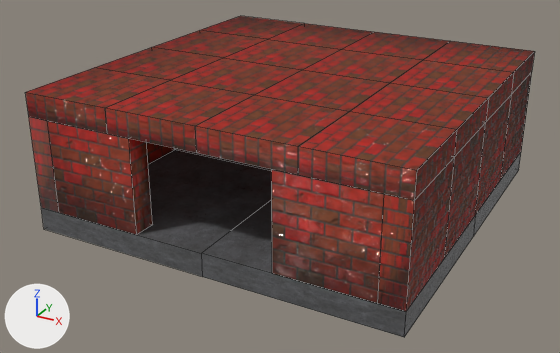
The Blender file Assets/Rooms/room_normal.blend, before and after one commit.
Rendered twice from a 50 mm camera at (7.35, -14.34, 7.32) aimed at (-0.24, -0.54, 0.42). The lights are fixed; the arrows at lower left show +X, +Y and +Z. Mesh edges are drawn as thin lines.

The scene before the commit, as lines of its bpy script (objects in view):
```python
me_cube_005 = bpy.data.meshes.new('Cube.005')
me_cube_005.from_pydata(...)  # 122 vertices, 108 faces; spans x -4.0..4.0, y 0.25..2.75, z -4.0..4.0
me_cube_005.materials.append(mat_room_normal_brick)
me_floor = bpy.data.meshes.new('Floor')
me_floor.from_pydata(...)  # 18 vertices, 16 faces; spans x -2.0..2.0, y -0.25..0.25, z -2.0..2.0
me_floor.materials.append(mat_room_concrete)
ob_floor = bpy.data.objects.new('Floor', me_floor)
ob_floor.parent = ob_corner
ob_floor.location = (0.0, 0.0, 0.0)
ob_floor.rotation_euler = (0.0, -1.571, 0.0)  # degrees (0, -90, 0)
ob_floor.scale = (2.0, 1.0, 2.0)
ob_wall = bpy.data.objects.new('wall', me_cube_005)
ob_wall.parent = ob_corner
ob_wall.location = (0.0, 0.0, 0.0)
```
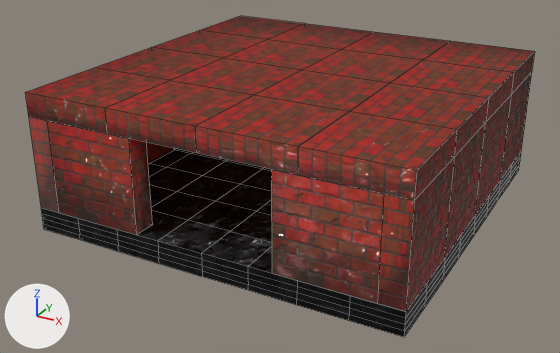
Boxes [x1, y1, x2, y2] around the edits, measured in the pictures (560 x 353 px):
'Floor', recoloured, modifiers changed (grey to black)
    both: [41, 149, 521, 337]

What the commit changed:
Picture 'room_rock_roughness.png' (img_room_rock_roughness_png) is new.
Picture 'room_rock_displacement.png' (img_room_rock_displacement_png) is new.
Picture 'room_rock.png' (img_room_rock_png) is new.
Picture 'room_rock_normal.png' (img_room_rock_normal_png) is new.
Material 'room_rock' (mat_room_rock) is new.
Uses the picture img_room_rock_displacement_png.
Uses the picture img_room_rock_normal_png.
Uses the picture img_room_rock_png.
Uses the picture img_room_rock_roughness_png.
me_floor has 18 vertices, 16 faces and spans x -2.0..2.0, y -0.25..0.25, z -2.0..2.0.
me_floor no longer uses material mat_room_concrete.
me_floor now uses material mat_room_rock.
Object 'Floor' (ob_floor) gains a SUBSURF modifier named 'Subdivision'.
Modifier setting: subdivision_type = 'SIMPLE'.
Modifier setting: use_adaptive_subdivision = True.
Modifier setting: adaptive_pixel_size = 10.0.
